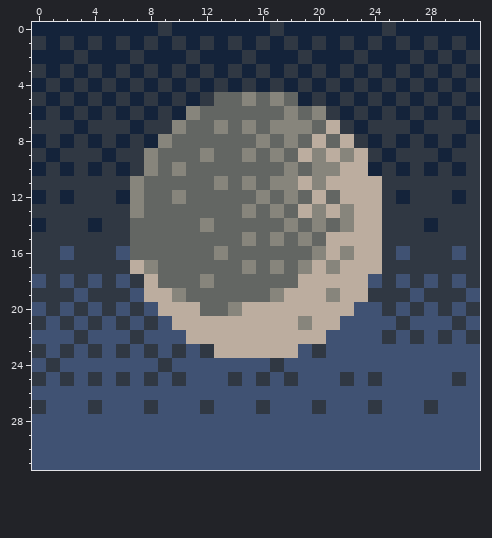
One commit to this pixel-art sprite: graphics/calendar/weather_icons/full_moon_clouds.png. The first picture shows the starting point.
The file is 32x32 pixels.
Now the later version:
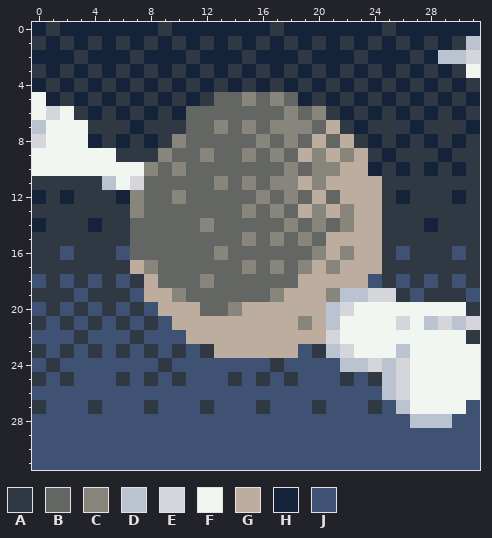
Palette (. is transparent): A #303843  B #636663  C #87857c  D #bbc3d0  E #d5d6db  F #f1f6f0  G #bcad9f  H #14233a  J #405273
Changes in this commit:
Colour C becomes colour A in row 7 at x 10; in row 8 at x 9; in row 9 at x 8.
Colour H becomes colour A in row 0 at x 1.
Colour C becomes colour B in row 6 at x 11.
Colour B becomes colour C in row 8 at x 10; in row 9 at x 9.
Colour A becomes colour D in row 2 at x 29; in row 7 at x 0; in row 11 at x 5; in row 21 at x 30.
Colour G becomes colour D in row 19 at x 22 to 23; in rows 20 to 21 at x 21.
Colour H becomes colour D in row 1 at x 31; in row 2 at x 30.
Colour J becomes colour D in row 21 at x 28; in row 23 at x 21 and 26; in row 24 at x 22 to 23 and 25; in rows 25 to 26 at x 25; in row 27 at x 26; in row 28 at x 27 to 29.
Colour A becomes colour E in row 2 at x 31; in row 6 at x 1; in row 19 at x 24 to 25; in row 21 at x 26.
Colour C becomes colour E in row 11 at x 7.
Colour G becomes colour E in row 20 at x 22.
Colour H becomes colour E in row 8 at x 0.
Colour J becomes colour E in row 21 at x 29 and 31; in row 22 at x 21; in row 23 at x 22; in row 24 at x 24 and 26; in rows 25 to 26 at x 26.
Colour A becomes colour F in row 5 at x 0; in row 7 at x 1 to 2; in row 8 at x 1 and 3; in row 9 at x 0 and 2 to 4; in row 10 at x 1, 3, 5 and 7; in row 11 at x 6.
Colour A becomes colour F in row 20 at x 25, 27 and 29; in row 22 at x 25, 27 and 29; in row 25 at x 30; in row 27 at x 28.
Colour H becomes colour F in row 3 at x 31; in row 6 at x 0 and 2; in row 7 at x 3; in row 8 at x 2; in row 9 at x 1 and 5; in row 10 at x 0, 2, 4 and 6.
Colour J becomes colour F in row 20 at x 23 to 24, 26, 28 and 30; in row 21 at x 22 to 25 and 27; in row 22 at x 22 to 24, 26, 28 and 30; in row 23 at x 23 to 25 and 27 to 31; in row 24 at x 27 to 31; in row 25 at x 27 to 29 and 31.
Colour J becomes colour F in row 26 at x 27 to 31; in row 27 at x 27 and 29 to 30.
Colour A becomes colour J in row 25 at x 4.
